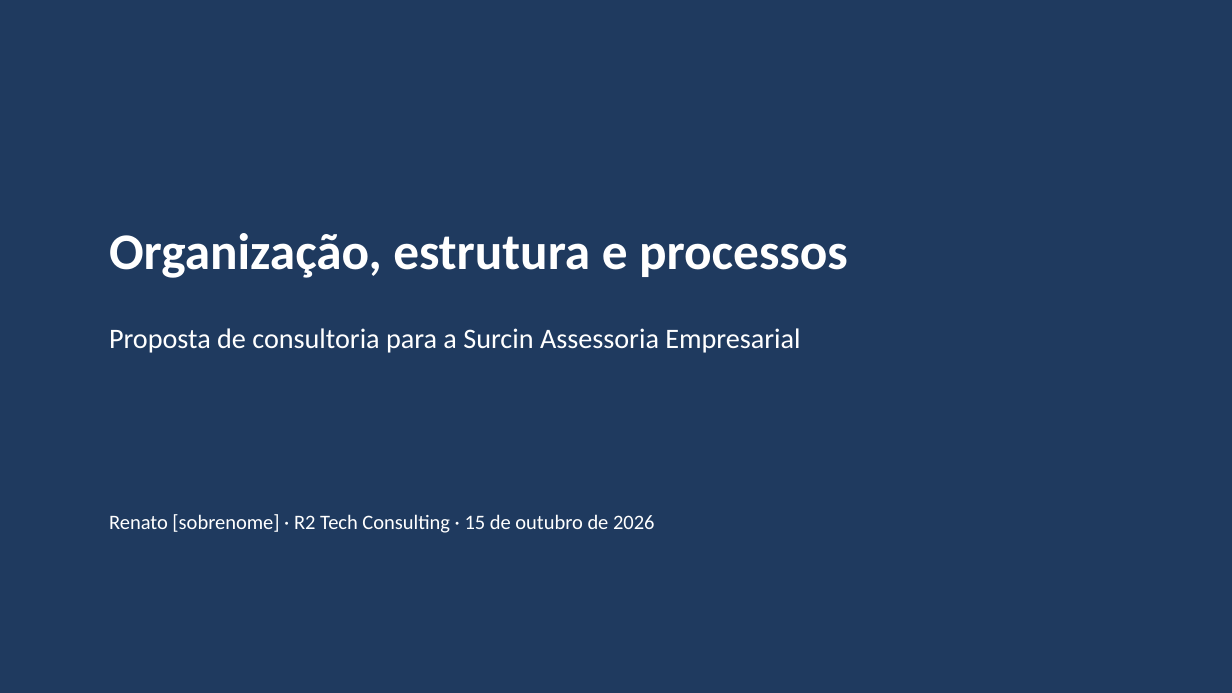
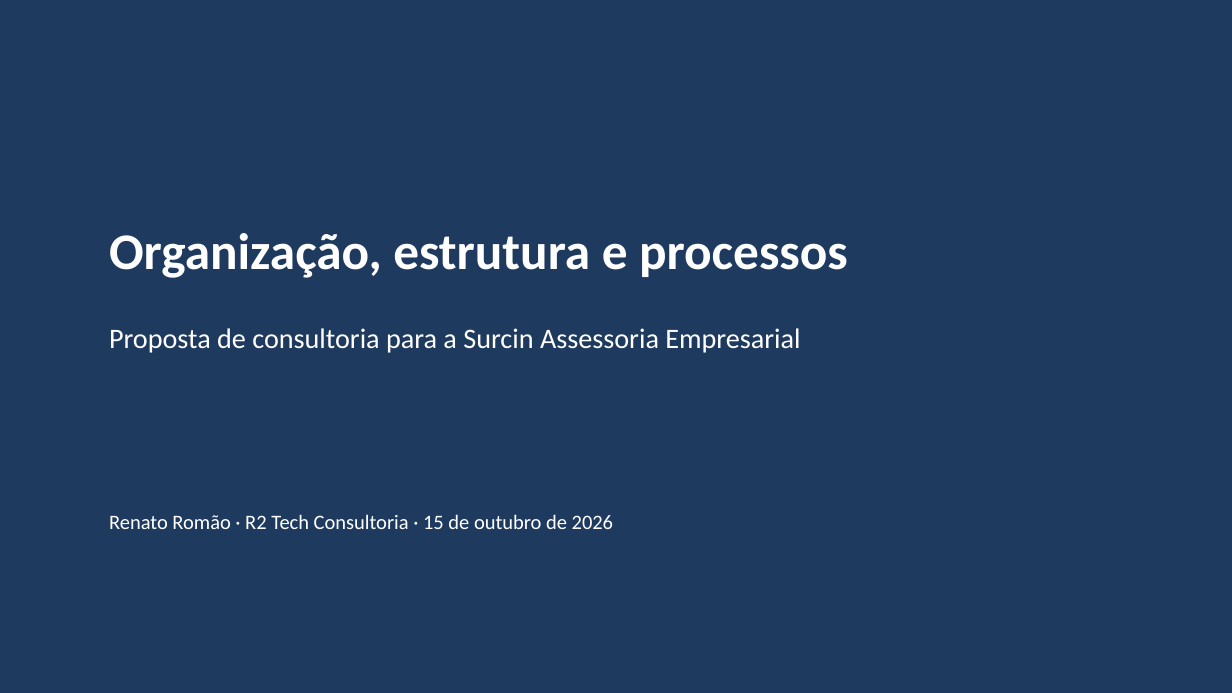
Before and after one commit to rromao-DS/Sourcin-Consultoria, a slide deck: slide 1 of proposta-surcin/06-apresentacao-proposta.pptx. Drawn at 1232x693 pixels with LibreOffice and Linux fonts; fonts in the diff are those of the drawing. Boxes give left, top, right and bottom in pixels: in the first picture for what was removed or moved away, otherwise in the second. Text is boxed around its words. In the diff, an @@ line names an element or a change of style, - is before the commit and + after.

```diff
--- a/proposta-surcin/06-apresentacao-proposta.pptx
+++ b/proposta-surcin/06-apresentacao-proposta.pptx
@@ text at box(109, 514, 613, 529): text changed @@
-Renato [sobrenome] · R2 Tech Consulting · 15 de outubro de 2026
+Renato Romão · R2 Tech Consultoria · 15 de outubro de 2026
```
Also in this commit, not shown: 7 other files.
